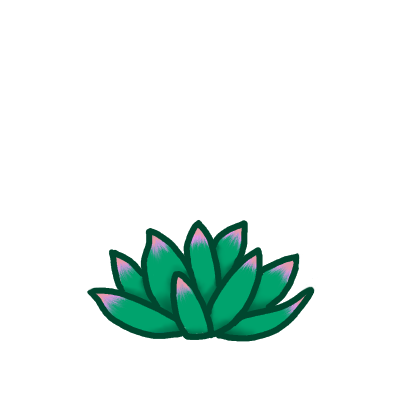
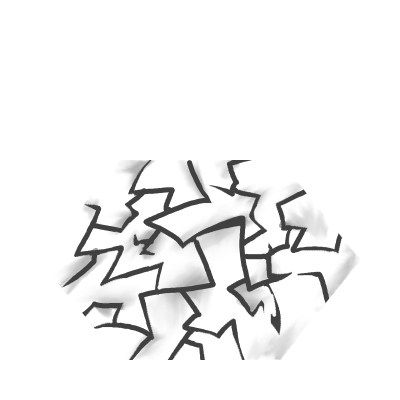
Revision of a layered 400x400 image; what changed, layer by layer:
hid group "Succulent" (10 layers) over [57, 160, 360, 360]
hid group "Live" (4 layers) over [64, 160, 360, 360]
painted on "Paint Layer 7" (2nd of 2, in "Succulent" › "Live") over [64, 160, 360, 360]
added group "Dry" with 10 layers above "Paint Layer 17" over [57, 160, 360, 360]
added group "3" with 2 layers in group "Dry" over [57, 160, 360, 360]
added layer "Paint Layer 16" (2nd of 2, in "Dry" › "3") in group "3" over [57, 160, 360, 360]
added layer "Paint Layer 15" (2nd of 2, in "Dry" › "3") in group "3" over [57, 160, 360, 360]
added layer "Copy of Paint Layer 12" (2nd of 2, in "Dry") in group "Dry" over [57, 160, 360, 360]
